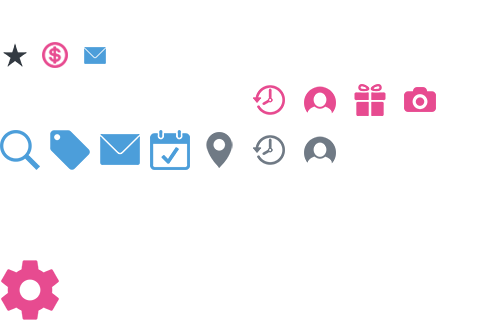
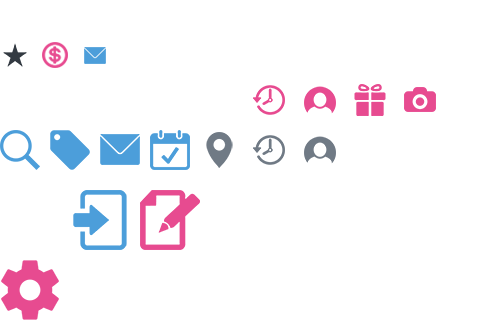
Revision of a layered 500x330 image; what changed, layer by layer:
added layer "sign up" above "login" over [140, 190, 200, 250]
added layer "login" above "time" over [73, 190, 127, 250]
